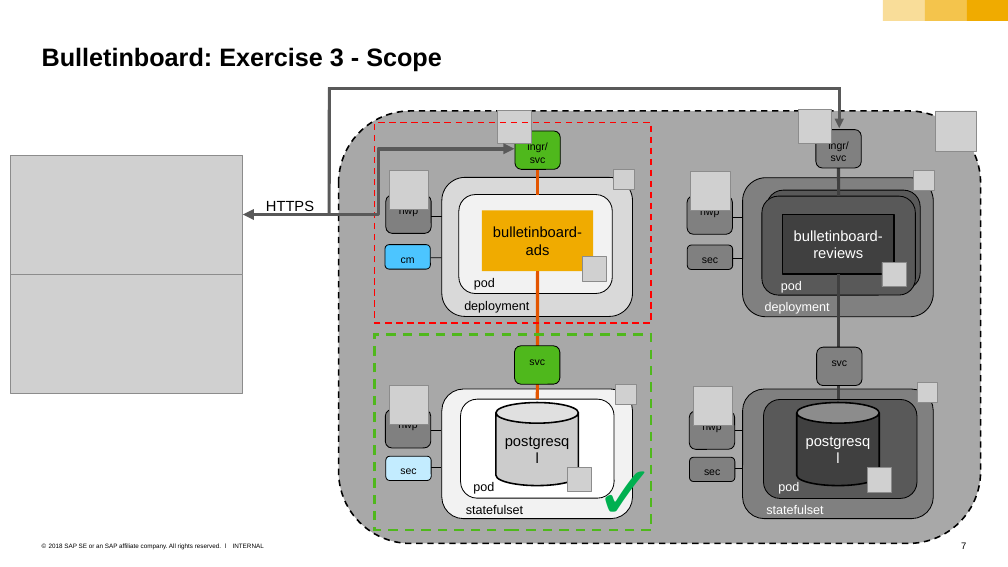
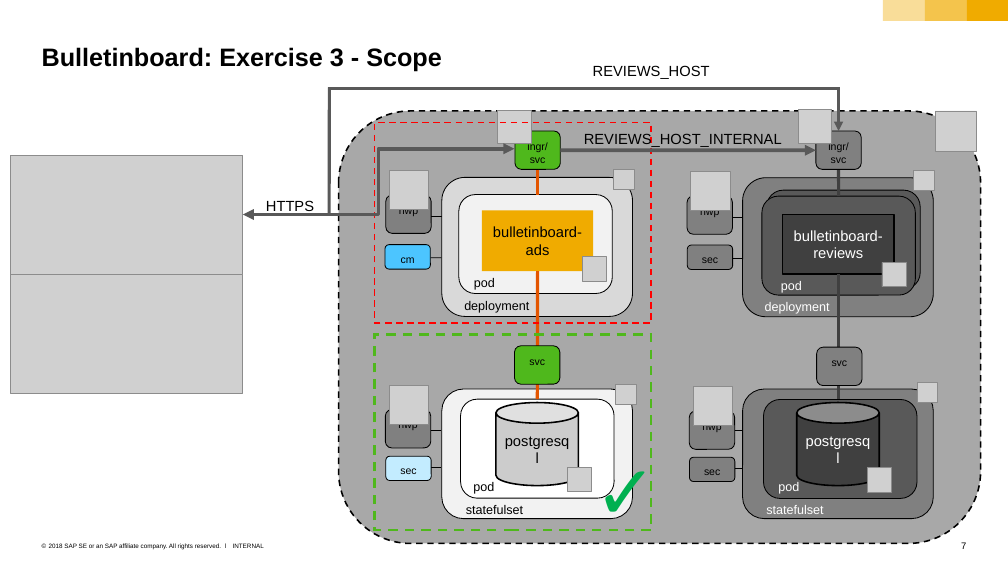
Before and after one commit to cuijiyao01/docker-k8s-training, a slide deck: slide 7 of sample-app/bulletinboard-in-k8s_exercises.pptx. Drawn at 1008x567 pixels with LibreOffice and Linux fonts; fonts in the diff are those of the drawing; grey boxes stand for pictures; background and template pictures are left out. Boxes give left, top, right and bottom in pixels: in the first picture for what was removed or moved away, otherwise in the second. Text is boxed around its words. In the diff, an @@ line names an element or a change of style, - is before the commit and + after.

```diff
--- a/sample-app/bulletinboard-in-k8s_exercises.pptx
+++ b/sample-app/bulletinboard-in-k8s_exercises.pptx
@@ text added at (593, 65, 710, 79), 14 pt, text #000000 @@
+REVIEWS_HOST
@@ text added at (584, 134, 782, 147), 14 pt, text #000000 @@
+REVIEWS_HOST_INTERNAL
@@ arrow added from (560, 150) to (815, 150), #595959 3.5 pt @@
```
Also in this commit, not shown: 4 other slides changed, 1 other file.
